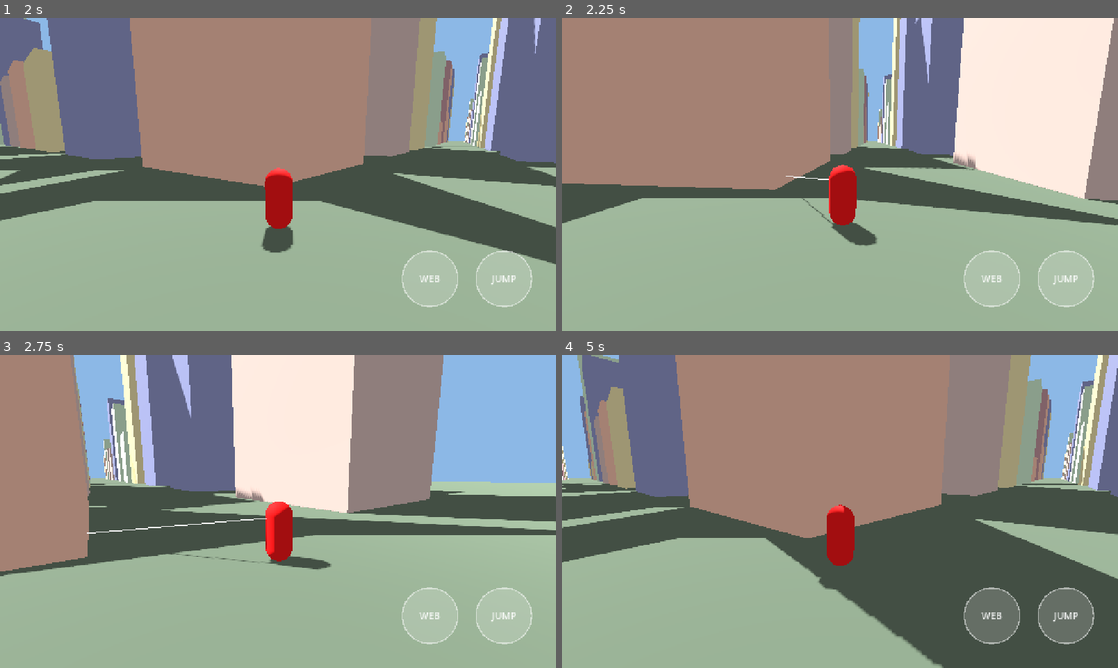
Above: before the commit, frames 1-4 (two rows, left to right).
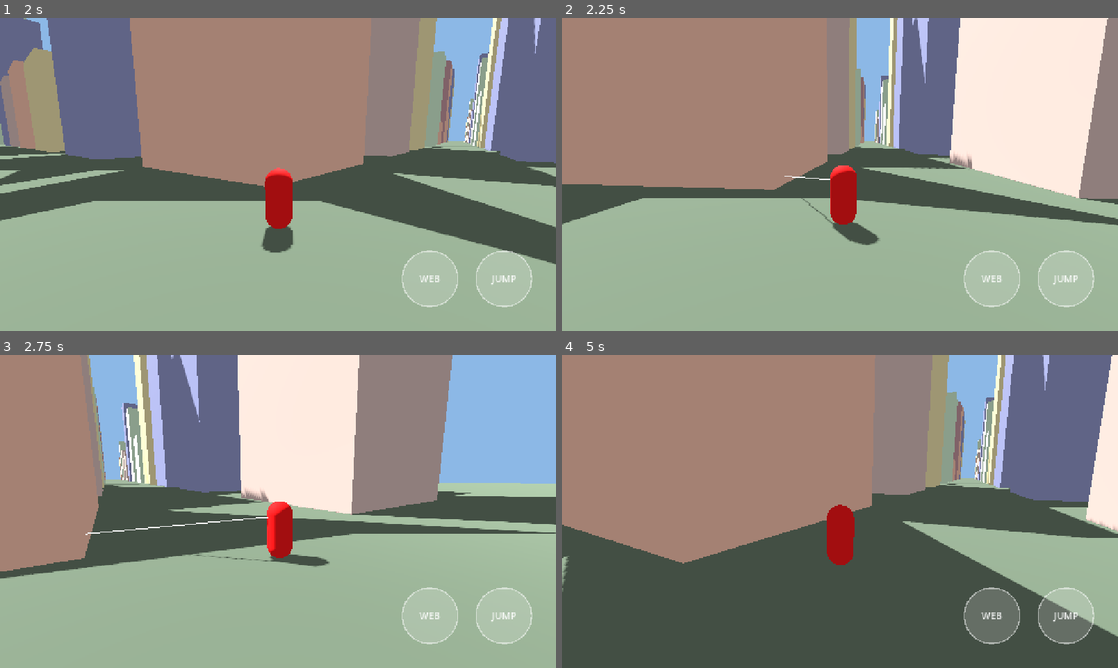
Above: after the commit, the same moments.

Repository: teiamotx/spider
Game: Godot game, scene res://scenes/main.tscn
Same seed, same stepped clock (60 frames per second), same inputs: the game is played once before the commit and once after it.
Inputs (mouse positions are in pixels of both pictures, inside the frame that each line leads up to):
- Up to frame 1 (2 s): move the mouse to (400, 158) at 0.52 s; hold D 0.53-1.25 s; tap E at 0.6 s; click (400, 158) at 0.67 s; tap Space at 0.77 s; drag from (166, 190) to (250, 237) at 1.27 s
- Up to frame 2 (2.25 s): move the mouse to (895, 105) at 2.02 s; hold D from 2.03 s (still down); tap E at 2.1 s
- Up to frame 3 (2.75 s): keep holding D
- Up to frame 4 (5 s): release D at 2.75 s; drag from (812, 574) to (673, 464) at 2.77 s; move the mouse to (1006, 558) at 3.52 s; hold A 3.53-4.25 s; tap E at 3.6 s; tap Space at 3.77 s; drag from (673, 464) to (756, 433) at 4.27 s

Frame 1 is identical in both runs. In frame 2, 3.3% of the frame differs, in the area x 0-100%, y 0-73%; in frame 3, 9.3%; in frame 4, 54%, in the area x 0-100%, y 0-100%.

Commit message:
Add joystick pump and steer while swinging

Diff:
--- a/scripts/player/player.gd
+++ b/scripts/player/player.gd
@@ -4,6 +4,7 @@
 ## Walking is momentum-based: ground acceleration is firm, air acceleration is weak,
 ## so a jump keeps the speed you brought into it. Input is relative to the camera rig's yaw.
 ## While the web is attached, the player is a pendulum on a rope of fixed length.
+## The stick then pumps and steers with small forward and sideways pushes.
 
 @export var max_speed: float = 9.0
 @export var ground_accel: float = 14.0
@@ -13,6 +14,9 @@
 ## Stronger than walking gravity, so a long rope swings with a quicker period.
 @export var swing_gravity: float = 22.0
 @export var max_speed_cap: float = 40.0
+## Stick pushes while swinging (m/s²). Sideways steers, forward pumps.
+@export var swing_side_accel: float = 4.0
+@export var swing_forward_accel: float = 4.0
 ## Release counts as "near the top" when vertical speed is at most this (m/s)...
 @export var apex_vertical_speed: float = 4.0
 ## ...and the rope is at least this far from straight down (degrees).
@@ -31,7 +35,7 @@
 
 func _physics_process(delta: float) -> void:
 	if _web.is_attached:
-		velocity.y -= swing_gravity * delta
+		_swing_control(delta)
 	else:
 		_walk_control(delta)
 
@@ -56,6 +60,14 @@
 			velocity.y = jump_speed
 	else:
 		velocity.y -= gravity_strength * delta
+
+
+## Gravity plus the stick's pump and steer pushes. The rope limit is applied after the move.
+func _swing_control(delta: float) -> void:
+	var axis: Vector2 = _input.get_move_axis()
+	var push: Vector3 = _camera_relative(Vector2(axis.x * swing_side_accel, axis.y * swing_forward_accel))
+	velocity += push * delta
+	velocity.y -= swing_gravity * delta
 
 
 ## Keeps the body on the rope. Only the outward part of the velocity is removed,
